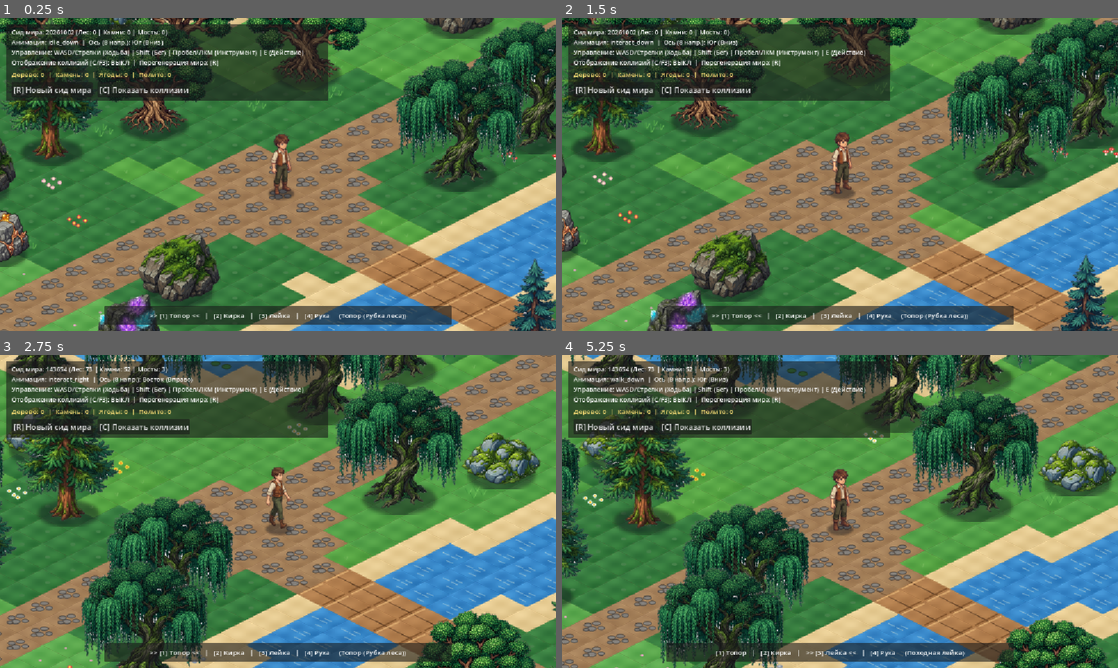
Above: before the commit, frames 1-4 (two rows, left to right).
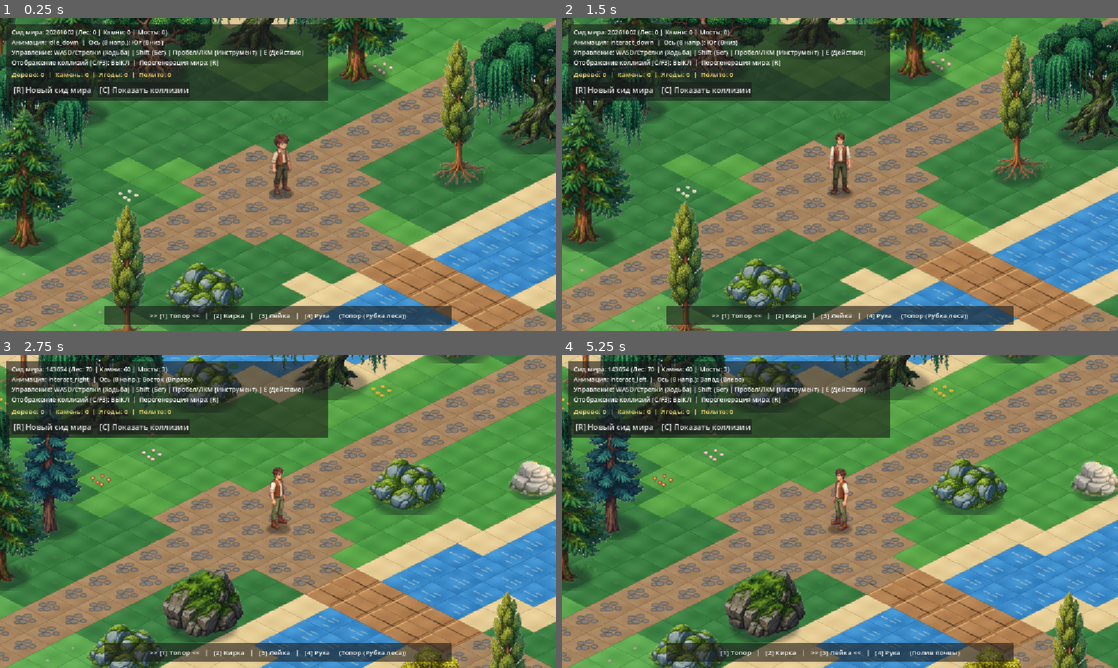
Above: after the commit, the same moments.

Repository: pajeroff/stardw
Game: Godot game, scene res://scenes/main.tscn
The game is run twice, just before and just after one commit, with the same random seed, the same clock (stepped at 60 frames per second) and the same inputs.
Inputs (mouse positions are in pixels of both pictures, inside the frame that each line leads up to):
- Up to frame 1 (0.25 s): no input
- Up to frame 2 (1.5 s): move the mouse to (962, 158) at 0.52 s; hold D (move_right) 0.53-1.28 s; hold E (interact) 0.53-1.28 s; click (962, 158) at 0.67 s; move the mouse to (728, 190) at 1.27 s; hold S (move_down) from 1.28 s (still down); tap E (interact) at 1.35 s
- Up to frame 3 (2.75 s): move the mouse to (333, 442) at 2.02 s; release S (move_down) at 2.03 s; hold D (move_right) from 2.03 s (still down); hold R (regenerate_world) from 2.03 s (still down); tap E (interact) at 2.3 s
- Up to frame 4 (5.25 s): move the mouse to (812, 574) at 2.77 s; release D (move_right) at 2.78 s; release R (regenerate_world) at 2.78 s; hold W (move_up) 2.78-3.53 s; tap Shift (sprint) at 2.85 s; click (812, 574) at 2.92 s; tap E (interact) at 3.05, 3.8, 4.55 s; move the mouse to (1006, 558) at 3.52 s; hold 1 (tool_1) 3.53-4.28 s; hold A (move_left) 3.53-5.03 s; move the mouse to (673, 464) at 4.27 s; tap 2 (tool_2) at 4.35 s; move the mouse to (867, 511) at 5.02 s; hold S (move_down) from 5.03 s (still down); hold 3 (tool_3) from 5.03 s (still down); click (867, 511) at 5.17 s

The runs differ from the first frame. In frame 1, 27% of the frame differs, in the area x 0-100%, y 0-100%; in frame 2, 40%; in frame 3, 48%; in frame 4, 54%.

Commit message:
Replace ore rocks with pure natural rock varieties, add 8 true explorer angles without gear, and smooth prefiltered pixel art
Co-authored-by: arena-agent <297053741+arena-agent@users.noreply.github.com>

Diff:
--- a/scripts/player.gd
+++ b/scripts/player.gd
@@ -5,10 +5,10 @@
 signal tool_changed(tool_index: int, tool_id: String, tool_title: String)
 signal tool_used(tool_id: String, target_global_pos: Vector2, facing_dir: Vector2)
 
-@export var walk_speed: float = 155.0
-@export var run_speed: float = 265.0
-@export var acceleration: float = 1400.0
-@export var friction: float = 1600.0
+@export var walk_speed: float = 150.0
+@export var run_speed: float = 250.0
+@export var acceleration: float = 1050.0
+@export var friction: float = 1200.0
 
 # Order of directions matches rows in assets/sprites/player_spritesheet.png (96x96 frames)
 const DIRECTIONS: Array[String] = [
@@ -46,23 +46,23 @@
 
 # Animation table matching player_spritesheet.png (56 rows x 8 columns, 96x96 per frame)
 const ANIM_CONFIG: Dictionary = {
-	"idle":     {"base_row": 0,  "frames": 8, "fps": 8.0,  "loop": true},
-	"walk":     {"base_row": 8,  "frames": 8, "fps": 12.0, "loop": true},
-	"run":      {"base_row": 16, "frames": 8, "fps": 16.0, "loop": true},
-	"axe":      {"base_row": 24, "frames": 8, "fps": 16.0, "loop": false},
-	"pickaxe":  {"base_row": 32, "frames": 8, "fps": 16.0, "loop": false},
-	"water":    {"base_row": 40, "frames": 8, "fps": 14.0, "loop": false},
-	"interact": {"base_row": 48, "frames": 8, "fps": 12.0, "loop": false},
+	"idle":     {"base_row": 0,  "frames": 8, "fps": 7.0,  "loop": true},
+	"walk":     {"base_row": 8,  "frames": 8, "fps": 10.5, "loop": true},
+	"run":      {"base_row": 16, "frames": 8, "fps": 14.0, "loop": true},
+	"axe":      {"base_row": 24, "frames": 8, "fps": 13.0, "loop": false},
+	"pickaxe":  {"base_row": 32, "frames": 8, "fps": 13.0, "loop": false},
+	"water":    {"base_row": 40, "frames": 8, "fps": 12.0, "loop": false},
+	"interact": {"base_row": 48, "frames": 8, "fps": 11.0, "loop": false},
 }
 
 const TOOLS: Array[Dictionary] = [
-	{"id": "axe",      "title": "Топор лесоруба"},
-	{"id": "pickaxe",  "title": "Кирка рудокопа"},
-	{"id": "water",    "title": "Походная лейка"},
-	{"id": "interact", "title": "Сбор / Осмотр (Рука)"},
+	{"id": "axe",      "title": "Рубка дерева"},
+	{"id": "pickaxe",  "title": "Разбор камня"},
+	{"id": "water",    "title": "Полив почвы"},
+	{"id": "interact", "title": "Сбор / Осмотр"},
 ]
 
-const DIAGONAL_GRACE_TIME: float = 0.065
+const DIAGONAL_GRACE_TIME: float = 0.085
 
 @onready var sprite: Sprite2D = $Sprite2D
 @onready var anim_player: AnimationPlayer = $AnimationPlayer
@@ -236,6 +236,7 @@
 
 func _play_8dir_animation(state_name: String, dir_name: String) -> void:
 	var full_anim_name: String = "%s_%s" % [state_name, dir_name]
+	var same_state: bool = (state_name == current_state)
 	var changed: bool = (state_name != current_state) or (dir_name != facing_name)
 	current_state = state_name
 
@@ -251,7 +252,14 @@
 
 	if anim_player and anim_player.has_animation(full_anim_name):
 		if anim_player.current_animation != full_anim_name:
+			var prev_pos: float = 0.0
+			if same_state and anim_player.is_playing():
+				prev_pos = anim_player.current_animation_position
 			anim_player.play(full_anim_name)
+			if same_state and prev_pos > 0.0:
+				var anim_res: Animation = anim_player.get_animation(full_anim_name)
+				if anim_res and anim_res.length > 0.0:
+					anim_player.seek(fposmod(prev_pos, anim_res.length), true)
 
 	if changed:
 		state_changed.emit(current_state, facing_name, facing_vector)
--- a/scripts/world.gd
+++ b/scripts/world.gd
@@ -330,7 +330,7 @@
 
 	_rebuild_water_physics_bodies()
 
-	# Pass 2: Place All 17 Smooth World Object Varieties (7 Trees, 7 Rocks, 3 Props)
+	# Pass 2: Place All 19 Smooth Natural World Object Varieties (8 Trees, 8 Ore-Free Rocks, 3 Props)
 	var occupied_cells: Dictionary = {}
 
 	for ty in range(y_min + 3, y_max - 3):
@@ -357,36 +357,57 @@
 			var roll: float = rng.randf()
 
 			if not _has_neighbor_in_dict(occupied_cells, cell, 2):
-				# Weeping Willows & Mossy River Rocks near riverbanks & lake shores!
-				if near_water_ring and roll < 0.25:
-					if roll < 0.17:
+				# Weeping Willows, Poplars & Mossy River Rocks near riverbanks & lake shores
+				if near_water_ring and roll < 0.26:
+					if roll < 0.14:
 						_spawn_world_object("tree_willow", cell)
+						tree_count += 1
+					elif roll < 0.19:
+						_spawn_world_object("tree_poplar", cell)
 						tree_count += 1
 					else:
 						_spawn_world_object("rock_river", cell)
 						rock_count += 1
 					occupied_cells[cell] = true
 					continue
-				elif not sand_lookup.has(cell) and f_val > 0.03 and roll < 0.36:
+				elif not sand_lookup.has(cell) and f_val > 0.02 and roll < 0.37:
 					var tree_kind: String = "tree_oak"
 					if ty < -7 or elev > 0.22:
-						tree_kind = "tree_pine" if (tx + ty) % 2 == 0 else "tree_cedar"
+						var n_mod: int = posmod(tx + ty, 3)
+						if n_mod == 0:
+							tree_kind = "tree_pine"
+						elif n_mod == 1:
+							tree_kind = "tree_cedar"
+						else:
+							tree_kind = "tree_poplar"
 					elif tx > int(river_base_x) + 3:
-						var m_mod: int = posmod(tx * 3 + ty * 5, 3)
+						var m_mod: int = posmod(tx * 3 + ty * 5, 4)
 						if m_mod == 0:
 							tree_kind = "tree_maple"
 						elif m_mod == 1:
 							tree_kind = "tree_birch"
+						elif m_mod == 2:
+							tree_kind = "tree_poplar"
 						else:
 							tree_kind = "tree_oak"
 					elif ty > 6:
-						tree_kind = "tree_cherry" if (tx + ty) % 2 == 0 else "tree_oak"
+						var s_mod: int = posmod(tx + ty, 3)
+						if s_mod == 0:
+							tree_kind = "tree_cherry"
+						elif s_mod == 1:
+							tree_kind = "tree_poplar"
+						else:
+							tree_kind = "tree_oak"
 					else:
-						var f_mod: int = posmod(tx + ty * 2, 4)
+						var f_mod: int = posmod(tx + ty * 2, 5)
 						if f_mod == 0:
 							tree_kind = "tree_cedar"
 						elif f_mod == 1:
 							tree_kind = "tree_cherry"
+						elif f_mod == 2:
+							tree_kind = "tree_poplar"
+						elif f_mod == 3:
+							tree_kind = "tree_birch"
 						else:
 							tree_kind = "tree_oak"
 					_spawn_world_object(tree_kind, cell)
@@ -399,18 +420,22 @@
 					occupied_cells[cell] = true
 					tree_count += 1
 					continue
-				elif (elev > 0.08 or ty < -7 or tx > int(river_base_x) + 4) and roll > 0.88:
+				elif (elev > 0.06 or ty < -6 or tx > int(river_base_x) + 3) and roll > 0.86:
 					var r_roll: float = rng.randf()
 					var rock_kind: String = "rock_small"
-					if r_roll < 0.18:
-						rock_kind = "rock_crystal"
-					elif r_roll < 0.36:
-						rock_kind = "rock_ore"
-					elif r_roll < 0.54:
-						rock_kind = "rock_sandstone" if tx > 0 else "rock_slate"
-					elif r_roll < 0.72:
+					if r_roll < 0.14:
+						rock_kind = "rock_basalt"
+					elif r_roll < 0.28:
+						rock_kind = "rock_limestone"
+					elif r_roll < 0.42:
+						rock_kind = "rock_sandstone"
+					elif r_roll < 0.56:
+						rock_kind = "rock_slate"
+					elif r_roll < 0.70:
+						rock_kind = "rock_flat"
+					elif r_roll < 0.82:
 						rock_kind = "rock_river"
-					elif r_roll < 0.88:
+					elif r_roll < 0.92:
 						rock_kind = "rock_large"
 					_spawn_world_object(rock_kind, cell)
 					occupied_cells[cell] = true
--- a/scripts/world_object.gd
+++ b/scripts/world_object.gd
@@ -6,6 +6,7 @@
 @export var object_type: String = "tree_oak"
 
 const OBJECT_DEFS: Dictionary = {
+	# 8 Natural Tree Varieties
 	"tree_oak": {
 		"texture": "res://assets/objects/tree_oak.png",
 		"sprite_offset": Vector2(0, -76),
@@ -83,6 +84,19 @@
 		"drop_amount": 5,
 		"becomes_stump": true,
 	},
+	"tree_poplar": {
+		"texture": "res://assets/objects/tree_poplar.png",
+		"sprite_offset": Vector2(0, -86),
+		"collision_size": Vector2(30, 22),
+		"collision_offset": Vector2(0, -8),
+		"hp": 3,
+		"tool": "axe",
+		"drop_type": "wood",
+		"drop_amount": 3,
+		"becomes_stump": true,
+	},
+
+	# 3 Forest Props
 	"tree_stump": {
 		"texture": "res://assets/objects/tree_stump.png",
 		"sprite_offset": Vector2(0, -20),
@@ -116,6 +130,8 @@
 		"drop_amount": 2,
 		"becomes_stump": false,
 	},
+
+	# 8 Pure Natural Rock Varieties (NO ore, NO crystals)
 	"rock_large": {
 		"texture": "res://assets/objects/rock_large.png",
 		"sprite_offset": Vector2(0, -36),
@@ -160,32 +176,43 @@
 		"drop_amount": 4,
 		"becomes_stump": false,
 	},
-	"rock_ore": {
-		"texture": "res://assets/objects/rock_ore.png",
-		"sprite_offset": Vector2(0, -28),
-		"collision_size": Vector2(56, 30),
+	"rock_limestone": {
+		"texture": "res://assets/objects/rock_limestone.png",
+		"sprite_offset": Vector2(0, -34),
+		"collision_size": Vector2(72, 38),
+		"collision_offset": Vector2(0, -11),
+		"hp": 4,
+		"tool": "pickaxe",
+		"drop_type": "stone",
+		"drop_amount": 4,
+		"becomes_stump": false,
+	},
+	"rock_basalt": {
+		"texture": "res://assets/objects/rock_basalt.png",
+		"sprite_offset": Vector2(0, -36),
+		"collision_size": Vector2(76, 40),
+		"collision_offset": Vector2(0, -12),
+		"hp": 5,
+		"tool": "pickaxe",
+		"drop_type": "stone",
+		"drop_amount": 5,
+		"becomes_stump": false,
+	},
+	"rock_flat": {
+		"texture": "res://assets/objects/rock_flat.png",
+		"sprite_offset": Vector2(0, -30),
+		"collision_size": Vector2(74, 36),
 		"collision_offset": Vector2(0, -10),
 		"hp": 3,
 		"tool": "pickaxe",
 		"drop_type": "stone",
-		"drop_amount": 4,
-		"becomes_stump": false,
-	},
-	"rock_crystal": {
-		"texture": "res://assets/objects/rock_crystal.png",
-		"sprite_offset": Vector2(0, -30),
-		"collision_size": Vector2(62, 34),
-		"collision_offset": Vector2(0, -11),
-		"hp": 4,
-		"tool": "pickaxe",
-		"drop_type": "stone",
-		"drop_amount": 6,
+		"drop_amount": 3,
 		"becomes_stump": false,
 	},
 	"rock_small": {
 		"texture": "res://assets/objects/rock_small.png",
 		"sprite_offset": Vector2(0, -20),
-		"collision_size": Vector2(40, 22),
+		"collision_size": Vector2(42, 22),
 		"collision_offset": Vector2(0, -7),
 		"hp": 2,
 		"tool": "pickaxe",
@@ -253,10 +280,10 @@
 	if not sprite:
 		return
 	var tw: Tween = create_tween()
-	tw.tween_property(sprite, "position", Vector2(3.5, 0.0), 0.04)
-	tw.tween_property(sprite, "position", Vector2(-3.5, 0.0), 0.04)
-	tw.tween_property(sprite, "position", Vector2(2.0, 0.0), 0.04)
-	tw.tween_property(sprite, "position", Vector2.ZERO, 0.04)
+	tw.tween_property(sprite, "position", Vector2(2.5, 0.0), 0.045)
+	tw.tween_property(sprite, "position", Vector2(-2.5, 0.0), 0.045)
+	tw.tween_property(sprite, "position", Vector2(1.5, 0.0), 0.045)
+	tw.tween_property(sprite, "position", Vector2.ZERO, 0.045)
 
 
 func set_debug_draw(enabled: bool) -> void:
Binary file added: assets/ai_raw/explorer_side_stand.png
Binary file added: assets/ai_raw/explorer_south.png
Binary file removed: assets/ai_raw/iso_rock_amethyst.png
Binary file added: assets/ai_raw/iso_rock_basalt.png
Binary file removed: assets/ai_raw/iso_rock_crystal_ore.png
Binary file added: assets/ai_raw/iso_rock_flat_stepping.png
Binary file added: assets/ai_raw/iso_rock_limestone.png
Binary file added: assets/ai_raw/iso_tree_poplar.png
Binary file changed: assets/objects/bush_berry.png
Binary file changed: assets/objects/log_fallen.png
Binary file added: assets/objects/rock_basalt.png
Binary file removed: assets/objects/rock_crystal.png
(and 23 more such lines)
